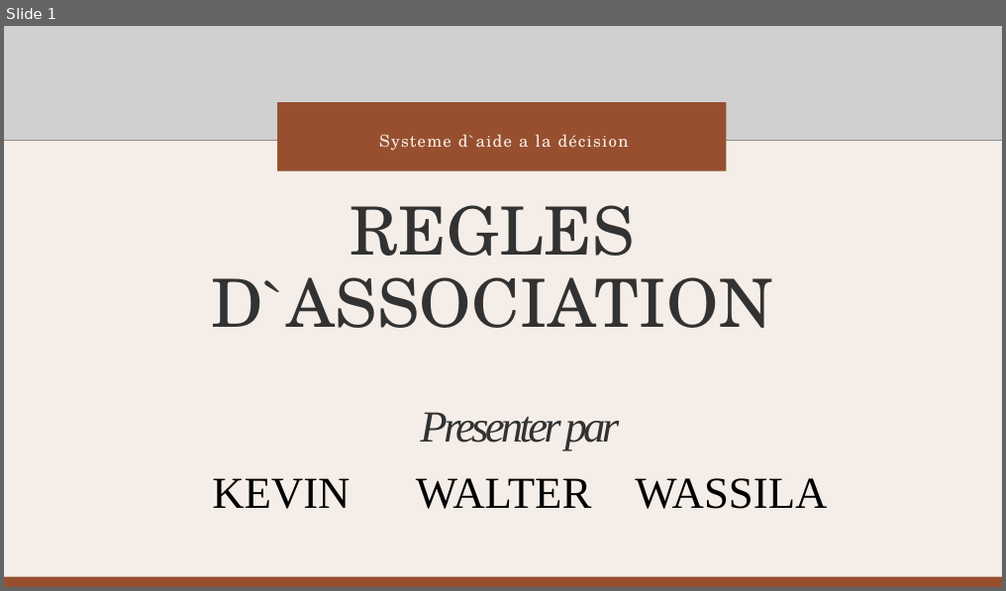
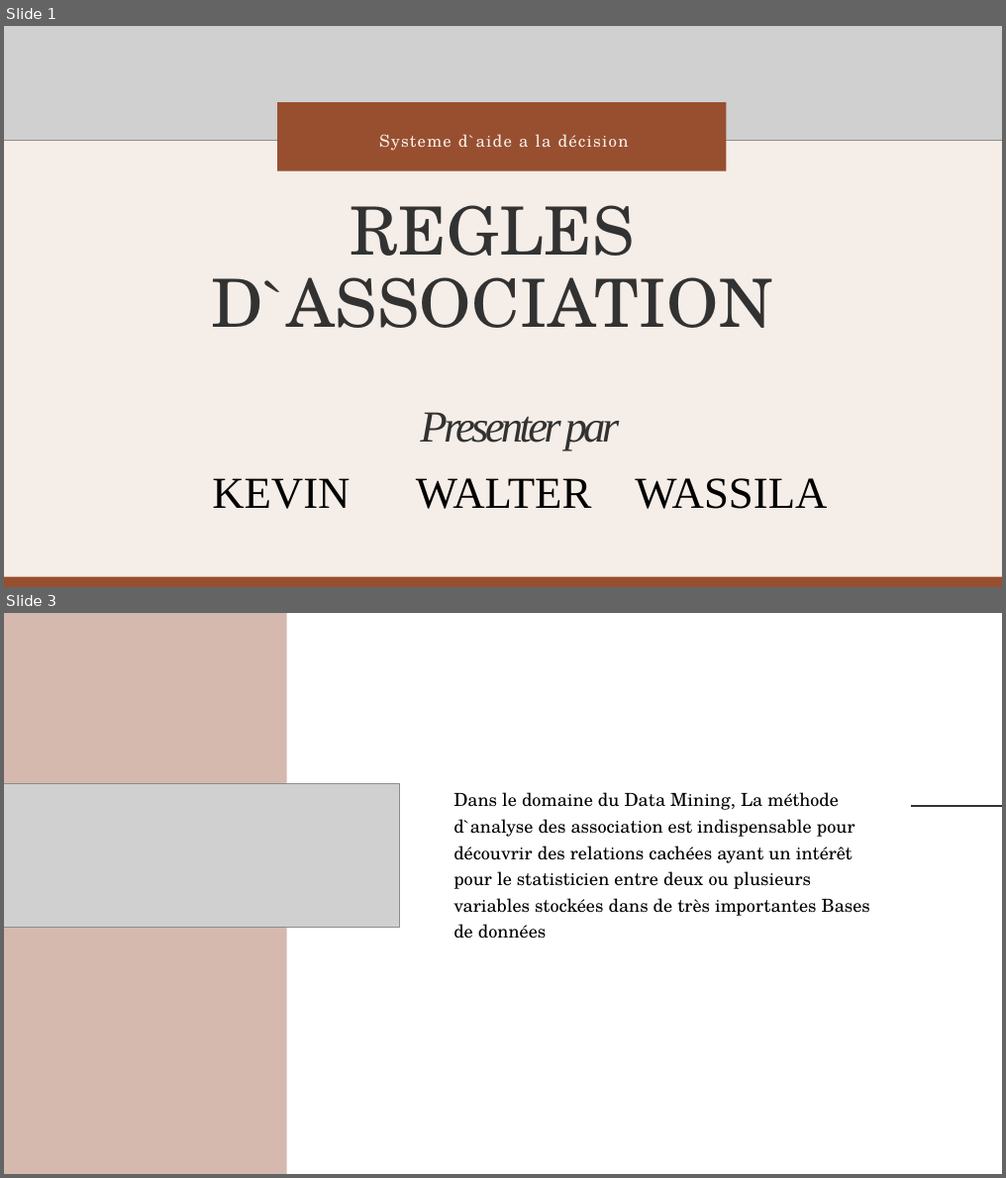
Before and after one commit to wassila90/projetADS, a slide deck: Présentation_Regles_association.pptx. Shown one above the other, each under a label of ours: slide 1 before the commit, slides 1 and 3 after it; the slides between them are not shown. The pictures are 1006x591 and 1006x1178 pixels, drawn with LibreOffice and Linux fonts; fonts in the diff are those of the drawing; grey boxes stand for pictures. Boxes give left, top, right and bottom in pixels: in the first picture for what was removed or moved away, otherwise in the second. Text is boxed around its words. In the diff, an @@ line names an element or a change of style, - is before the commit and + after.

```diff
--- a/Présentation_Regles_association.pptx
+++ b/Présentation_Regles_association.pptx
@@ slide 3 added at [4,613,1002,1174], background #FFFFFF @@
@@ freeform shape added at [4,613,287,1174], fill #D5B9AE @@
@@ picture added at [4,783,399,928] @@
@@ text added at [453,792,870,939], 26 pt, text #000000 @@
+Dans le domaine du Data Mining, La méthode d`analyse des association est indispensable pour découvrir des relations cachées ayant un intérêt pour le statisticien entre deux ou plusieurs variables stockées dans de très importantes Bases de données
@@ freeform shape added at [911,802,1002,806], outline #323232 3 pt @@
```
Also in this commit, not shown: 3 slides changed, 5 other slides added, 5 slides removed.
